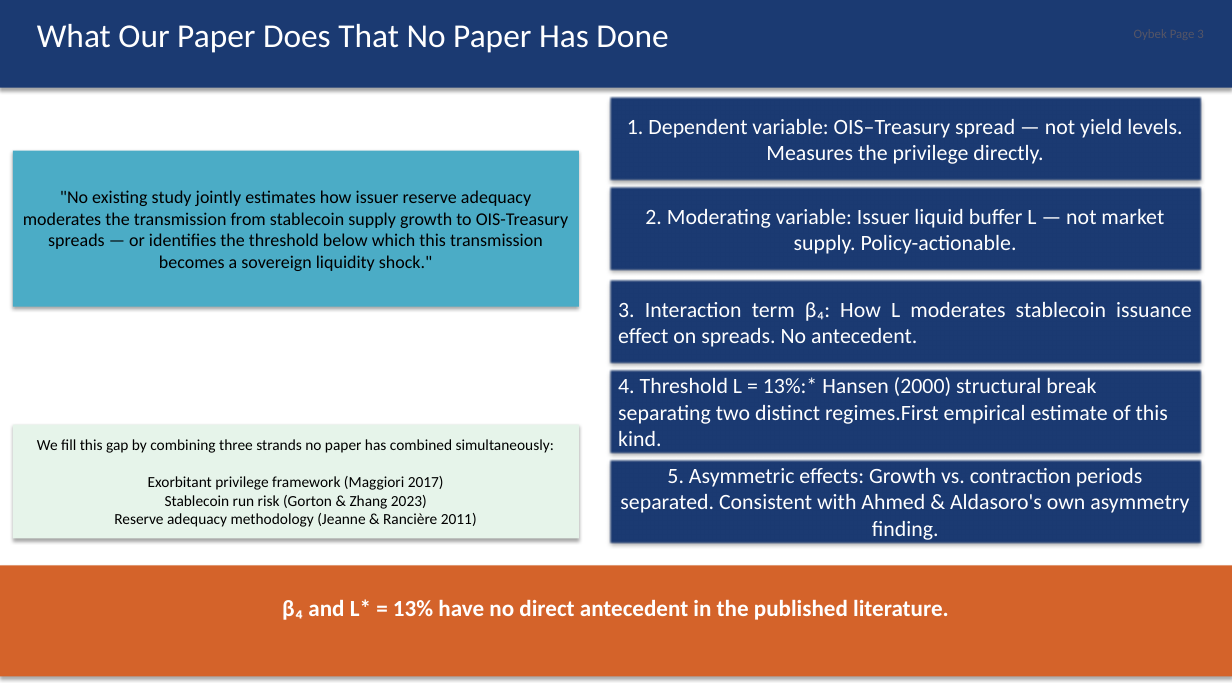
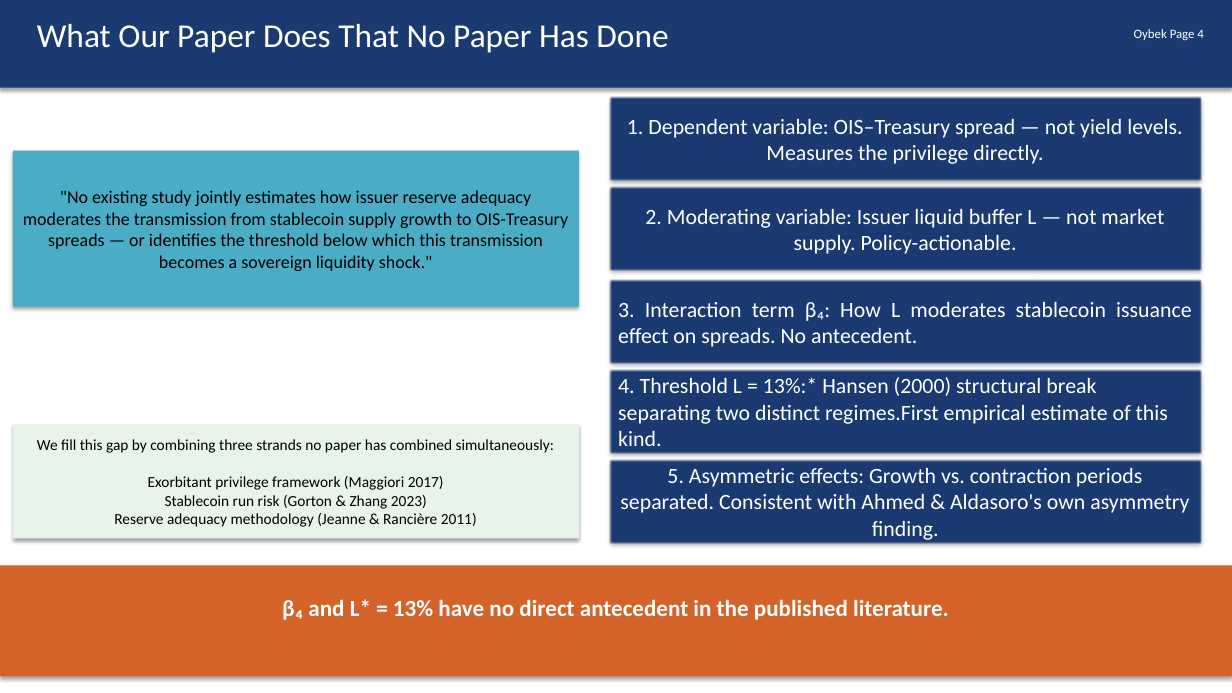
Before and after one commit to kimmireu0921/Stablecoins-and-the-Exorbitant-Privilege, a slide deck: slide 4 of presentations/0519_Stablecoin_Exorbitant_Privilege.pptx. Drawn at 1232x693 pixels with LibreOffice and Linux fonts; fonts in the diff are those of the drawing. Boxes give left, top, right and bottom in pixels: in the first picture for what was removed or moved away, otherwise in the second. Text is boxed around its words. In the diff, an @@ line names an element or a change of style, - is before the commit and + after.

```diff
--- a/presentations/0519_Stablecoin_Exorbitant_Privilege.pptx
+++ b/presentations/0519_Stablecoin_Exorbitant_Privilege.pptx
@@ text added at (x1=1134, y1=29, x2=1203, y2=40), 10 pt, text #FFFFFF @@
+Oybek Page 4
```
Also in this commit, not shown: 8 other slides changed.
